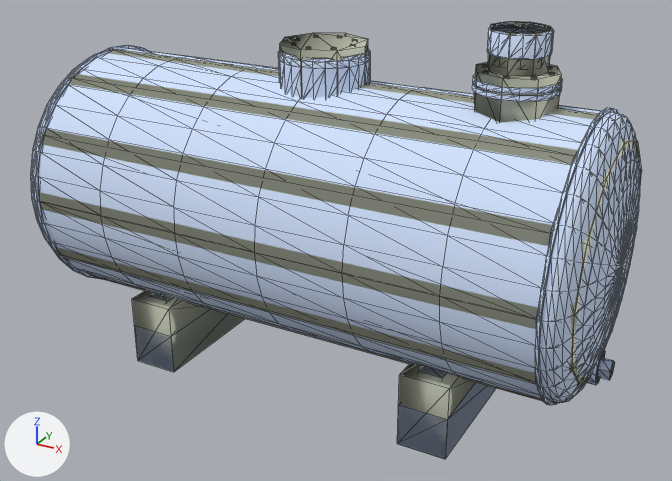
The Blender file src/props_2fort/tank002.blend, before and after one commit.
The view is the same before and after, from a 50 mm camera at (160.0, -283.0, 196.0) aimed at (7.0, -4.0, 56.0). Arrows for +X, +Y and +Z are at lower left; the lights stay in place. Mesh edges are drawn as thin lines.

The scene before the commit, as lines of its bpy script (objects in view):
```python
mat_tank002 = diffuse_material('tank002')
mat_tank002.base_color = (0.656, 0.775, 0.996)  # blue #d4e4ff
me_tank002_physics = bpy.data.meshes.new('tank002_physics')
me_tank002_physics.from_pydata(...)  # 114 vertices, 204 faces; spans x -110.0..110.0, y -49.0..49.0, z 0.0..140.0
me_tank002_physics.materials.append(mat_phy)  # light grey #bfc4b1
me_tank002_reference = bpy.data.meshes.new('tank002_reference')
me_tank002_reference.from_pydata(...)  # 1993 vertices, 3463 faces; spans x -110.0..111.0, y -49.0..49.0, z 0.0..140.0
me_tank002_reference.materials.append(mat_tank002)  # blue #d4e4ff
me_tank002_reference_lod1 = bpy.data.meshes.new('tank002_reference_lod1')
me_tank002_reference_lod1.from_pydata(...)  # 343 vertices, 580 faces; spans x -110.0..111.0, y -47.0..47.0, z 0.0..140.0
me_tank002_reference_lod1.materials.append(mat_tank002)  # blue #d4e4ff
ob_tank002_physics = bpy.data.objects.new('tank002_physics', me_tank002_physics)
ob_tank002_physics.location = (0.0, 0.0, 0.0)
ob_tank002_reference = bpy.data.objects.new('tank002_reference', me_tank002_reference)
ob_tank002_reference.location = (0.0, 0.0, 0.0)
ob_tank002_reference_lod1 = bpy.data.objects.new('tank002_reference_lod1', me_tank002_reference_lod1)
ob_tank002_reference_lod1.location = (0.0, 0.0, 0.0)
```
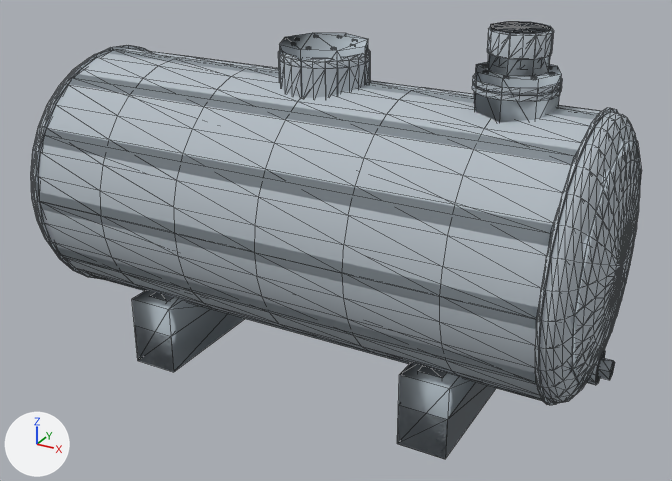
The edits, one by one:
Material 'tank002' (mat_tank002) changes colour from blue #d4e4ff to light grey #b5bec5; in linear values from (0.656, 0.775, 0.996) to (0.463, 0.513, 0.559).

Location of each change, (x1, y1, x2, y2) in pixels of the pictures (672 x 481 px):
'tank002_reference', recoloured (blue to grey): (31, 22, 640, 459) in both
'tank002_reference_lod1', recoloured: (493, 23, 605, 383) in both
